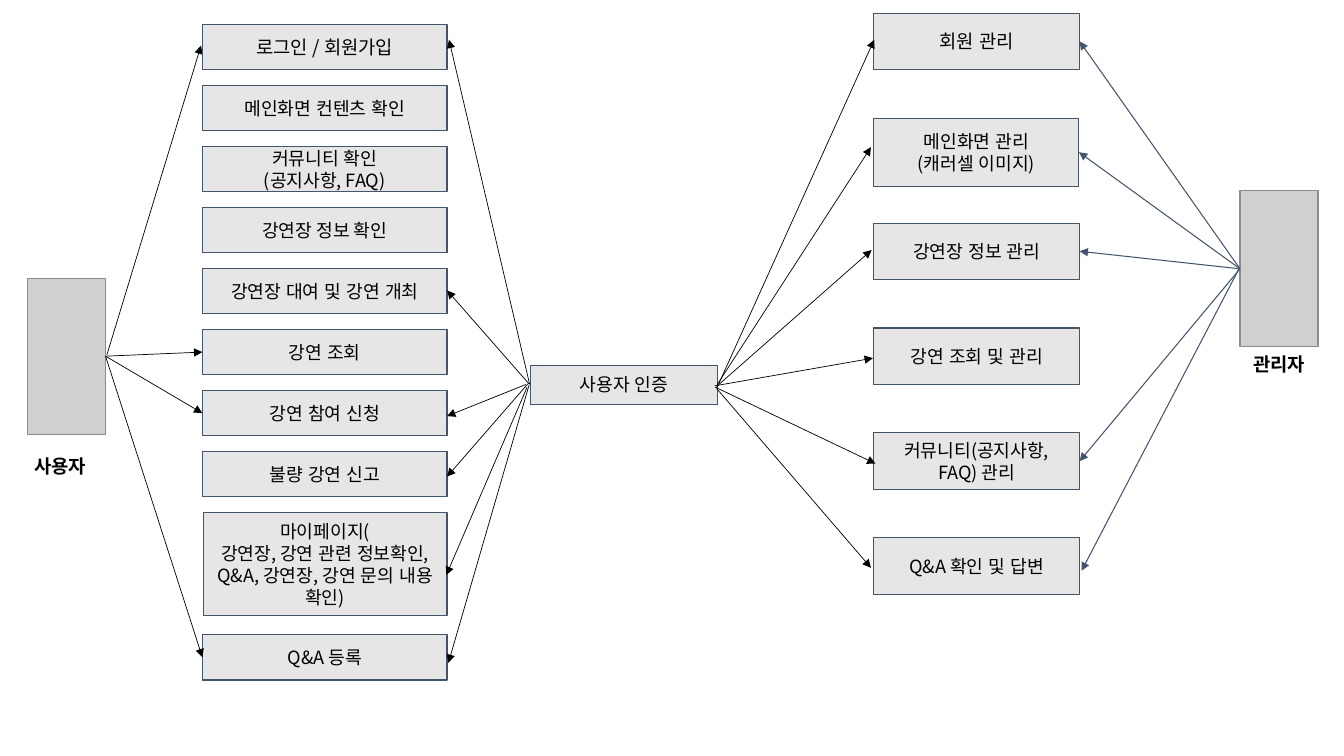
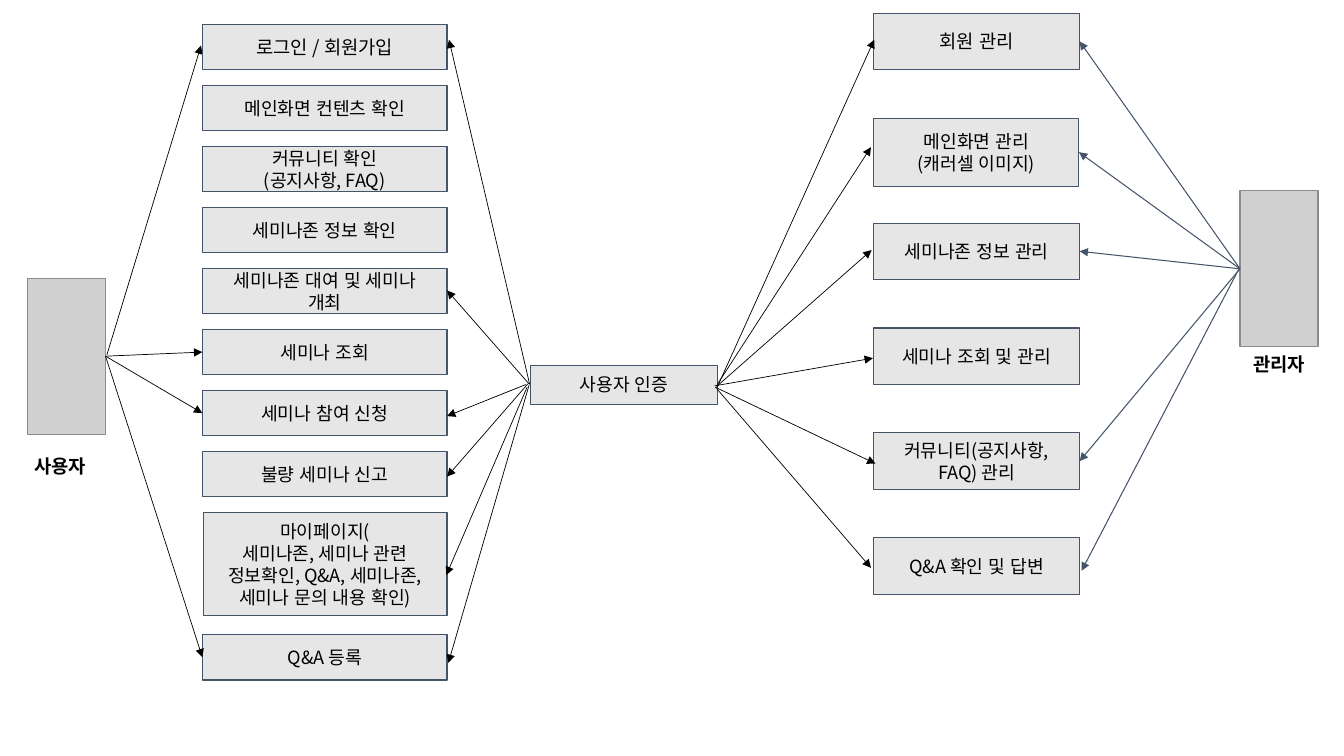
Before and after one commit to ezenteam2/e-Zone, a slide deck: slide 1 of 2 기능 정의 취합, 요구사항 정의서, USE FLOW/ucd.pptx. Drawn at 1344x756 pixels with LibreOffice and Linux fonts; fonts in the diff are those of the drawing; grey boxes stand for pictures. Boxes give left, top, right and bottom in pixels: in the first picture for what was removed or moved away, otherwise in the second. Text is boxed around its words. In the diff, an @@ line names an element or a change of style, - is before the commit and + after.

```diff
--- a/2 기능 정의 취합, 요구사항 정의서, USE FLOW/ucd.pptx
+++ b/2 기능 정의 취합, 요구사항 정의서, USE FLOW/ucd.pptx
@@ text in rectangle at (x1=253, y1=222, x2=396, y2=239): text changed @@
-강연장 정보 확인
+세미나존 정보 확인
@@ text in rectangle at (x1=234, y1=268, x2=416, y2=314): text changed @@
-강연장 대여 및 강연 개최
+세미나존 대여 및 세미나 개최
@@ text in rectangle at (x1=905, y1=243, x2=1048, y2=260): text changed @@
-강연장 정보 관리
+세미나존 정보 관리
@@ text in rectangle at (x1=280, y1=344, x2=369, y2=361): text changed @@
-강연 조회
+세미나 조회
@@ text in rectangle at (x1=902, y1=348, x2=1051, y2=365): text changed @@
-강연 조회 및 관리
+세미나 조회 및 관리
@@ text in rectangle at (x1=261, y1=405, x2=388, y2=422): text changed @@
-강연 참여 신청
+세미나 참여 신청
@@ text in rectangle at (x1=261, y1=466, x2=388, y2=483): text changed @@
-불량 강연 신고
+불량 세미나 신고
@@ text in rectangle at (x1=228, y1=541, x2=422, y2=608): text changed @@
-강연장, 강연 관련 정보확인, Q&A, 강연장, 강연 문의 내용 확인)
+세미나존, 세미나 관련 정보확인, Q&A, 세미나존, 세미나 문의 내용 확인)
```
Also in this commit, not shown: 1 slide added, 1 other file.
